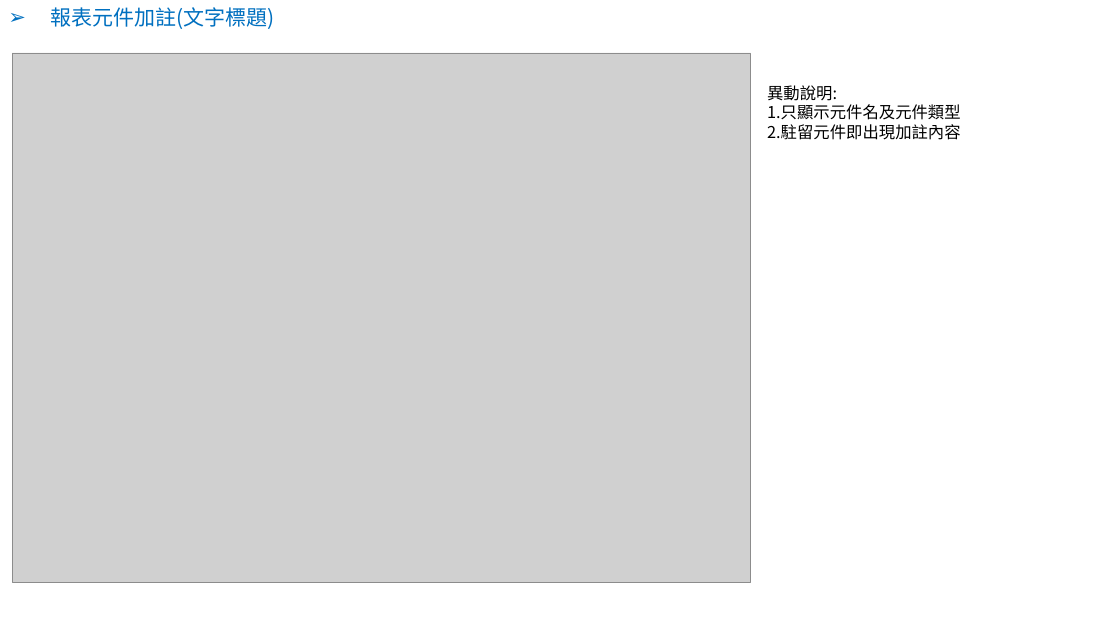
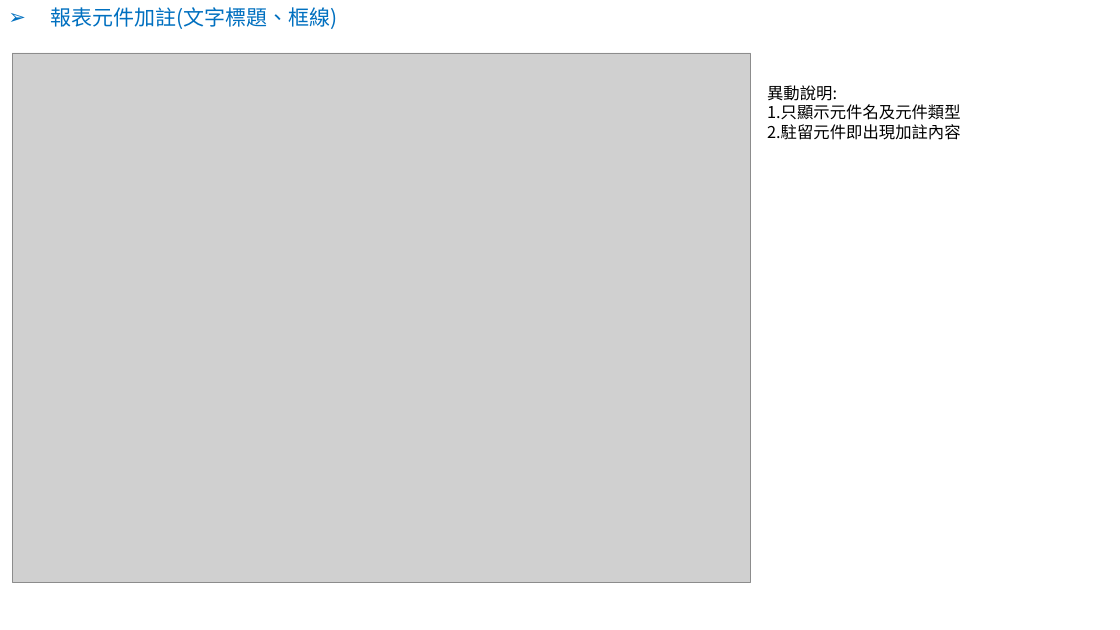
Before and after one commit to ArcareRD/sadocs, a slide deck: slide 6 of 8.10.1/UPDATE/ITEM_2/attachment/RADoc_20210505.pptx. Drawn at 1120x630 pixels with LibreOffice and Linux fonts; fonts in the diff are those of the drawing; grey boxes stand for pictures. Boxes give left, top, right and bottom in pixels: in the first picture for what was removed or moved away, otherwise in the second. Text is boxed around its words. In the diff, an @@ line names an element or a change of style, - is before the commit and + after.

Commit message:
8.10.1 本版異動: ITEM_2:報表規格定義

```diff
--- a/8.10.1/UPDATE/ITEM_2/attachment/RADoc_20210505.pptx
+++ b/8.10.1/UPDATE/ITEM_2/attachment/RADoc_20210505.pptx
@@ text at [50, 7, 337, 29]: text changed @@
-➢ 報表元件加註(文字標題)
+➢ 報表元件加註(文字標題、框線)
```
Also in this commit, not shown: 2 other slides changed, 13 other files.
